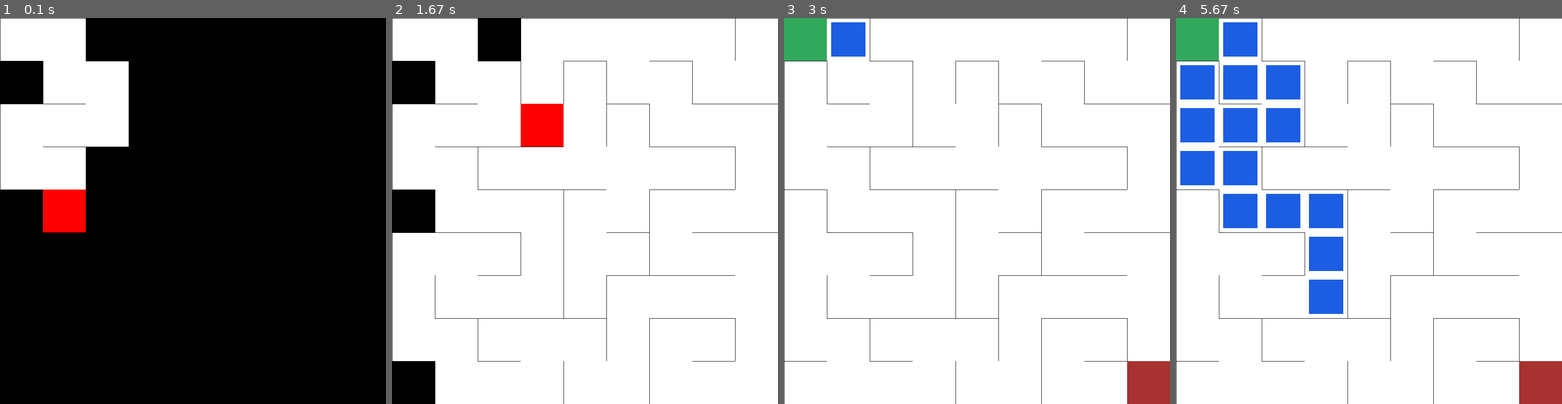
Above: before the commit, frames 1-4 (left to right).
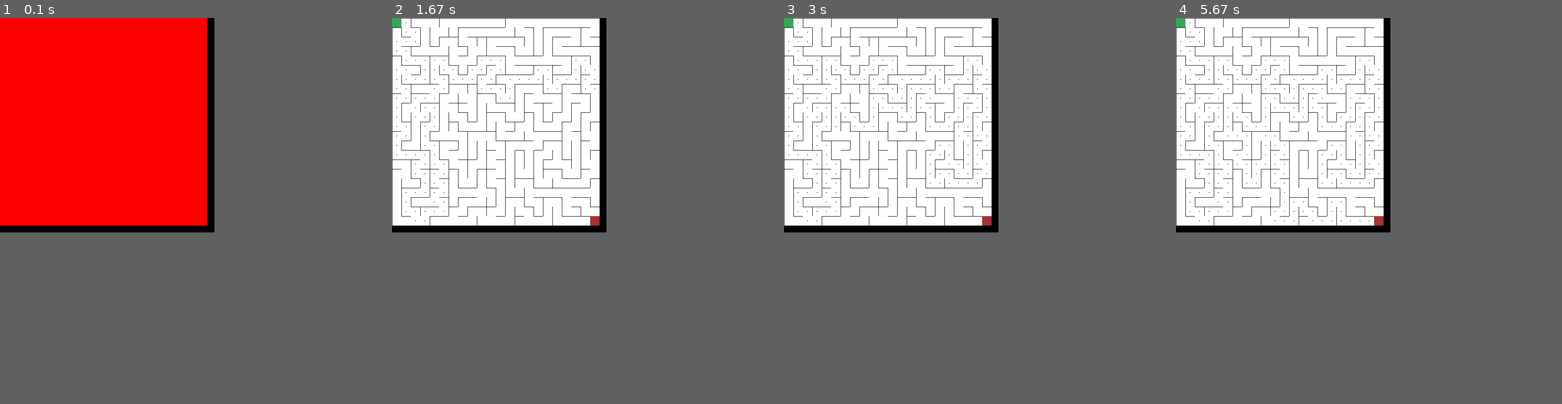
Above: after the commit, the same moments.

Repository: mbdev0/maze_solver
Game: pygame game, started from maze_solver.py
Same seed, same stepped clock (60 frames per second), same inputs: the game is played once before the commit and once after it.
Inputs:
- Up to frame 1 (0.1 s): no input
- Up to frame 2 (1.67 s): no input
- Up to frame 3 (3 s): no input
- Up to frame 4 (5.67 s): no input
In our replay, the window is 900x900 before the commit and 500x500 after it. These sizes can differ from the game's own. Grey fills any space a smaller window leaves; there, only what the larger window draws over its background counts as a difference.

The runs differ from the first frame. In frame 1, 28% of the frame differs, in the area x 0-54%, y 0-56%; in frame 2, 9.5%; in frame 3, 7.3%; in frame 4, 17%.

Commit message:
Messed around with how the grid is displayed

Diff:
--- a/maze_solver.py
+++ b/maze_solver.py
@@ -89,8 +89,7 @@
         pygame.draw.rect(self.display, (168, 50, 50), end)
 
         pygame.draw.rect(self.display, (27, 94, 227), (x_coord+10,y_coord+10, self.w-20, self.w-20))
-        time.sleep(0.2)
-        pygame.display.flip()
+
 
     def showFinalPath(self):
         x_coord = self.x*self.w
@@ -103,8 +102,7 @@
         pygame.draw.rect(self.display, (168, 50, 50), end)
 
         pygame.draw.rect(self.display, (27, 140, 46), (x_coord+10,y_coord+10, self.w-20, self.w-20))
-        time.sleep(0.05)
-        pygame.display.flip()
+
 
 
 class Maze:
@@ -126,6 +124,7 @@
                 grid.append(Cell(x,y,self.w,display, cols, rows, grid))
 
         self.curr = grid[0]
+        self.dfs_stack.append(self.curr)
         return grid
 
     def breakWalls(self, curr, next):
@@ -147,23 +146,23 @@
 
     def refreshScreen(self,grid):
         for cell in grid:
-                cell.displayCell()
+            cell.displayCell()
 
     def DFS(self):
-        self.curr.visited = True
-        self.curr.showCurrent()
-        next_n = self.curr.findNeighbours()
-
-        if next_n:
-            next_n.visited = True
-            self.dfs_stack.append(self.curr)
-            self.breakWalls(self.curr, next_n)
-            self.curr = next_n
-        elif self.dfs_stack:
-            self.curr = self.dfs_stack.pop()
-
-        return self.curr
-
+        while self.dfs_stack:
+            self.curr.visited = True
+            self.curr.showCurrent()
+            next_n = self.curr.findNeighbours()
+            if next_n:
+                next_n.visited = True
+                self.dfs_stack.append(self.curr)
+                self.breakWalls(self.curr, next_n)
+                self.curr = next_n
+            elif self.dfs_stack:
+                self.curr = self.dfs_stack.pop()
+        pygame.display.flip()
+        time.sleep(0.1)
+        pygame.display.update()
     def BFS(self,grid):
         START = grid[0]
         frontier = [START]
@@ -197,7 +196,7 @@
                     explored.append(childCell)
                     bfs_path[childCell] = currCell
 
-
+        pygame.display.flip()
         finalPath={}
         while START!=finalCell:
             finalPath[bfs_path[finalCell]]=finalCell
@@ -207,37 +206,34 @@
         startToEnd= dict(reversed(list(finalPath.items())))
         for cell in startToEnd.values():
             cell.showFinalPath()
-
+            pygame.display.flip()
+        pygame.display.update()
         return finalPath
 
 if __name__ == '__main__':
     pygame.init()
-    width = 900
-    height = 900
-    wOfCell = 100
+    width = 500
+    height = 500
+    wOfCell = 22
 
     display = pygame.display.set_mode((width,height))
-    path = None
+    # path = None
     maze = Maze(height,width,wOfCell)
+    """Doesnt display the grid anymore"""
     grid = maze.maze_generation(display)
-
+    """This only displays a red square"""
+    maze.DFS()
+
+    """This displays the grid?"""
+    x = maze.BFS(grid)
+    # print(x)
+    # for i in x:
+    #     i.showFinalPath
     finished = False
     clock = pygame.time.Clock()
 
-    while True:
+    while not finished:
         for event in pygame.event.get():
             if event.type == pygame.QUIT:
+                finished = True
                 pygame.quit()
-
-        if not finished:
-            maze.refreshScreen(grid)
-
-            current = maze.DFS()
-            if current == grid[0]:
-                maze.refreshScreen(grid)
-
-                maze.BFS(grid)
-
-                finished=True
-
-            pygame.display.update()
